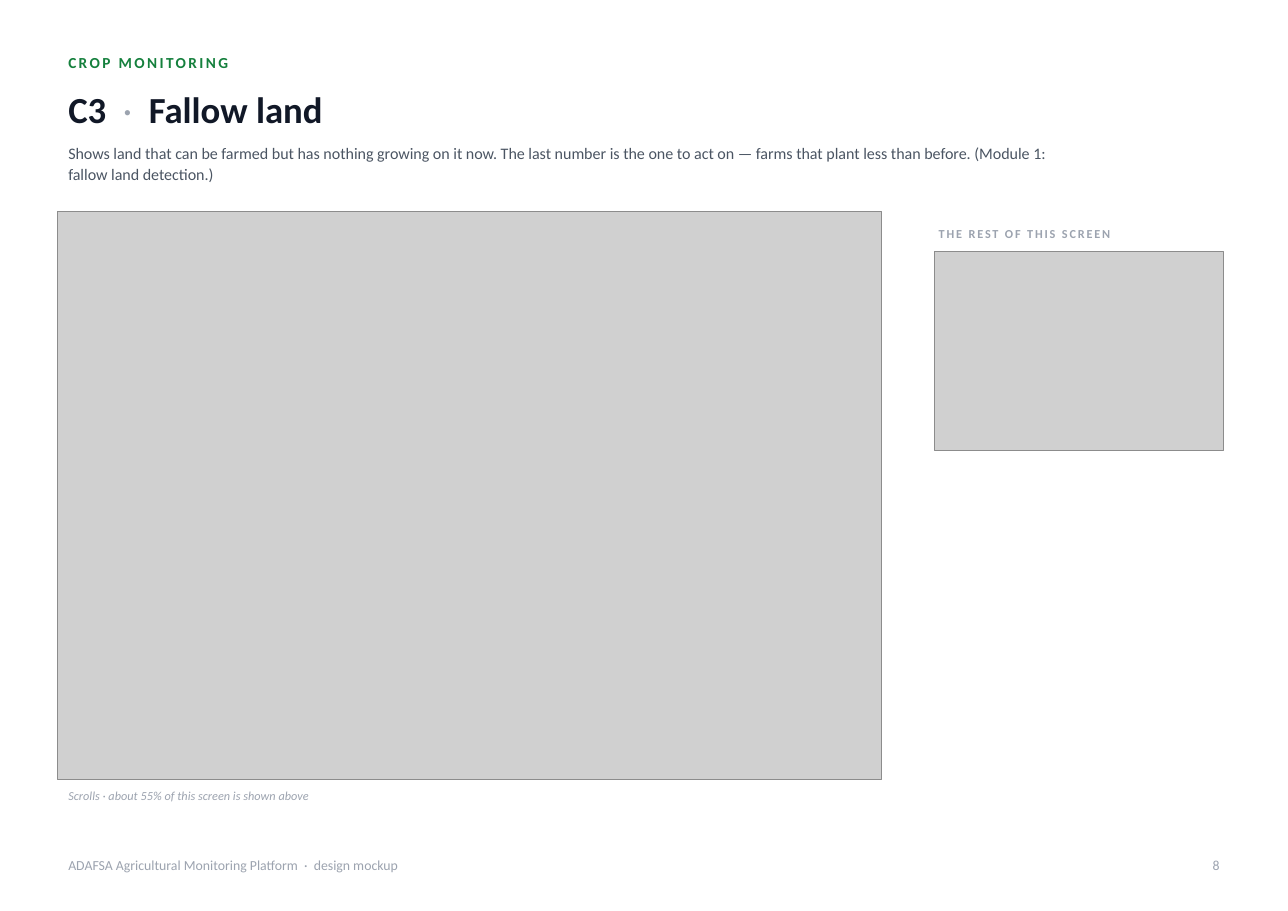
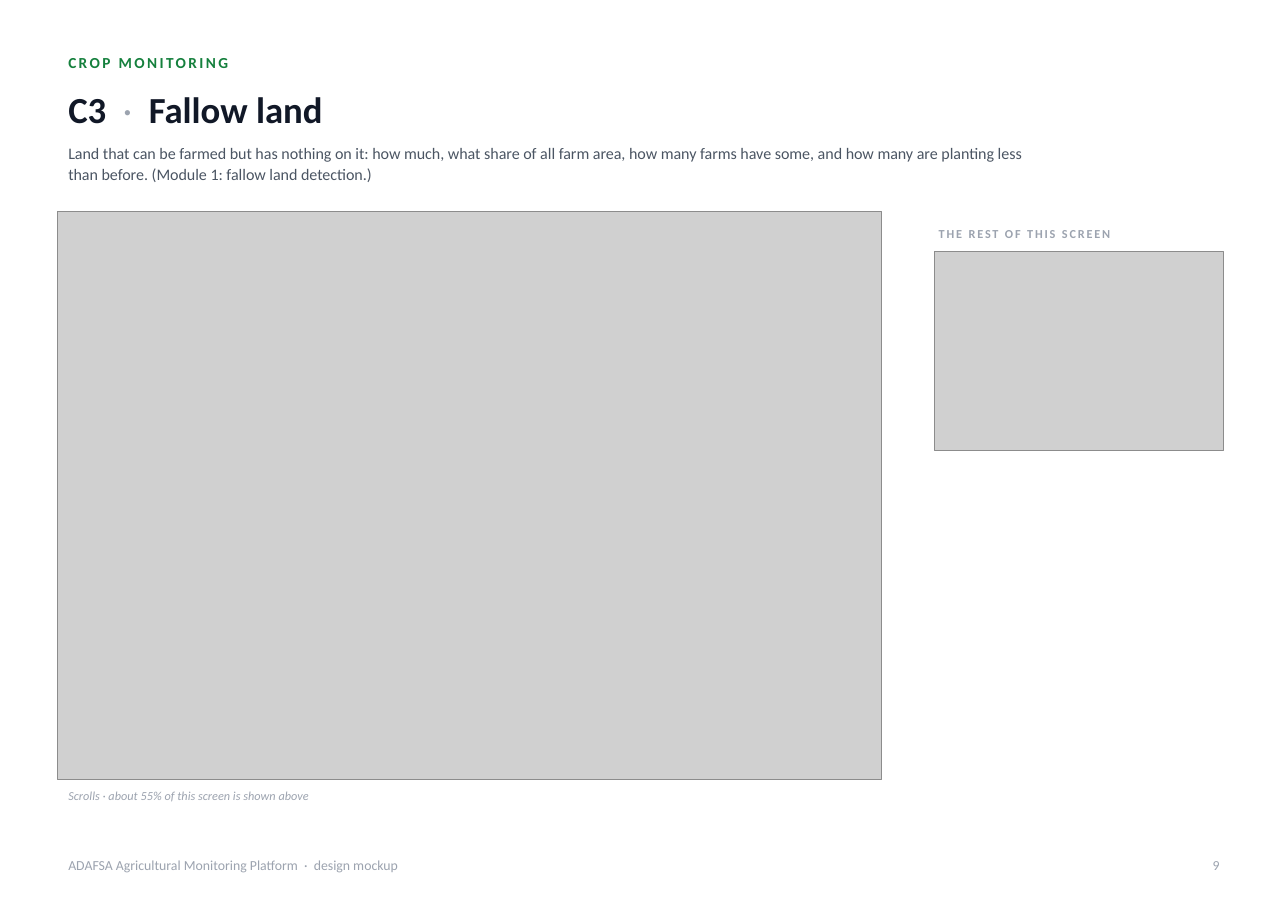
Before and after one commit to romainbigare/adafsa-mockup, a slide deck: slide 9 of docs/ADAFSA_Platform_Screens.pptx (slide 8 before the commit). Drawn at 1288x911 pixels with LibreOffice and Linux fonts; fonts in the diff are those of the drawing; grey boxes stand for pictures. Boxes give left, top, right and bottom in pixels: in the first picture for what was removed or moved away, otherwise in the second. Text is boxed around its words. In the diff, an @@ line names an element or a change of style, - is before the commit and + after.

```diff
--- a/docs/ADAFSA_Platform_Screens.pptx
+++ b/docs/ADAFSA_Platform_Screens.pptx
@@ text at <box>68,148,1022,182</box>: text changed @@
-Shows land that can be farmed but has nothing growing on it now. The last number is the one to act on — farms that plant less than before. (Module 1: fallow land detection.)
+Land that can be farmed but has nothing on it: how much, what share of all farm area, how many farms have some, and how many are planting less than before. (Module 1: fallow land detection.)
```
Also in this commit, not shown: 30 other slides changed, 1 slide added, 2 other files.
